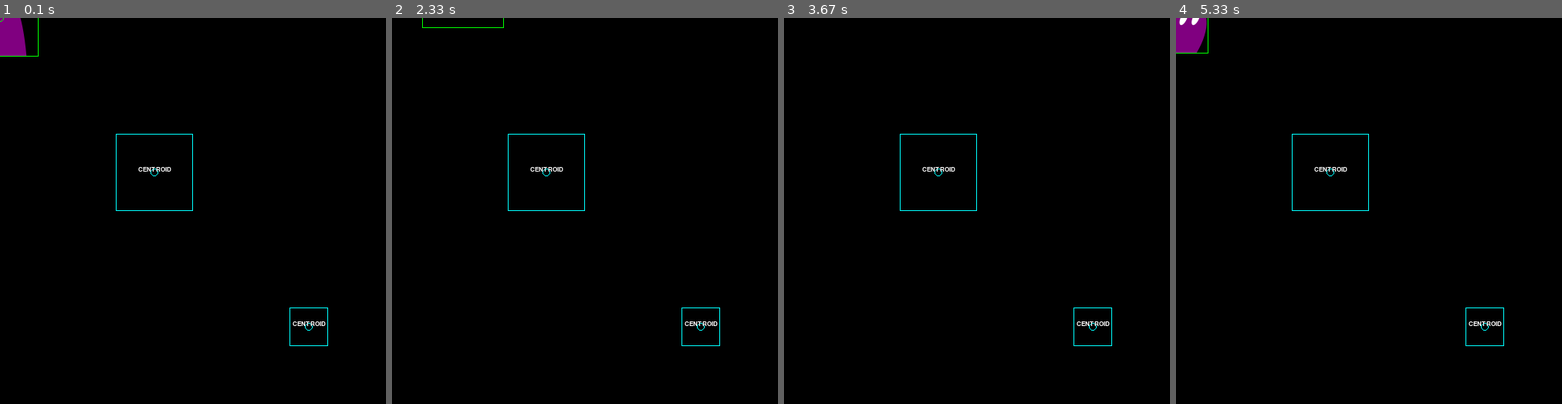
Above: before the commit, frames 1-4 (left to right).
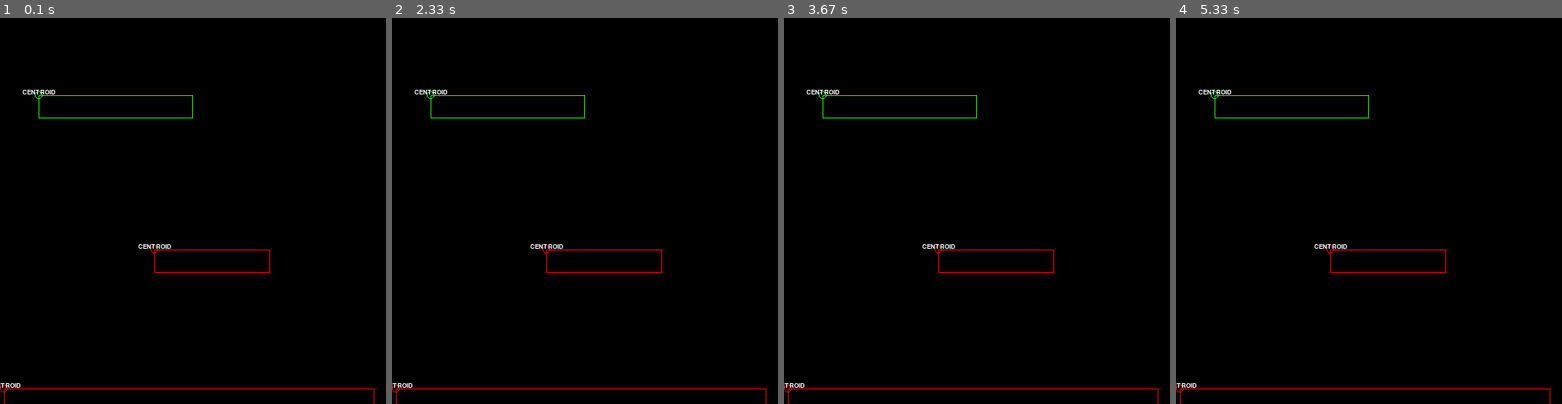
Above: after the commit, the same moments.

Repository: binnev/pygame_sandbox
Game: pygame game, started from platformer/__main__.py
Same seed, same stepped clock (60 frames per second), same inputs: the game is played once before the commit and once after it.
Inputs:
- Up to frame 1 (0.1 s): no input
- Up to frame 2 (2.33 s): hold Right 0.33-0.8 s; hold Up 0.83-1.13 s; hold Down from 2.23 s (still down)
- Up to frame 3 (3.67 s): release Down at 2.53 s; hold Left 2.57-2.97 s; hold Up 3-3.37 s
- Up to frame 4 (5.33 s): hold Down 4.07-4.43 s; hold Left 4.47-4.93 s; hold Right from 4.97 s (still down)

The runs differ from the first frame. In frame 1, 1.8% of the frame differs, in the area x 0-97%, y 0-100%; in frame 2, 1.2%; in frame 3, 1.1%; in frame 4, 1.8%.

Commit message:
Updated Platform class to inherit from Entity

Diff:
--- a/platformer/__main__.py
+++ b/platformer/__main__.py
@@ -16,27 +16,25 @@
         characters=SpriteGroup(),
         projectiles=SpriteGroup(),
         enemies=SpriteGroup(),
+        all=SpriteGroup(),
     )
-    pass
-
 
 level = Level()
-# level.platforms.add(
-#     Platform([50, 100, 200, 30], can_fall_through=True),
-#     Platform([200, 300, 150, 30], can_fall_through=False),
-#     Platform([5, 480, 480, 30], can_fall_through=False),
+sprite_groups = [level.sprite_groups["platforms"], level.sprite_groups["all"]]
+Platform(50, 100, 200, 30, can_fall_through=True, groups=sprite_groups),
+Platform(200, 300, 150, 30, can_fall_through=False, groups=sprite_groups),
+Platform(5, 480, 480, 30, can_fall_through=False, groups=sprite_groups),
+# level.sprite_groups["enemies"].add(
+#     Entity((0, 255, 255), 400, 400, 50, 50),
+#     Entity((0, 255, 255), 200, 200, 100, 100),
 # )
-level.sprite_groups["enemies"].add(
-    Entity((0, 255, 255), 400, 400, 50, 50),
-    Entity((0, 255, 255), 200, 200, 100, 100),
-)
-# Character(x=50, y=200, width=40, height=60, level=level, groups=[level.characters])
-entity = Blob((0, 255, 0),
-                0,
-                0,
-                40,
-                60,
-                groups=[level.sprite_groups["characters"]])
+# # Character(x=50, y=200, width=40, height=60, level=level, groups=[level.characters])
+# entity = Blob((0, 255, 0),
+#                 0,
+#                 0,
+#                 40,
+#                 60,
+#                 groups=[level.sprite_groups["characters"]])
 clock = pygame.time.Clock()
 
 run = True
@@ -50,19 +48,21 @@
 
     window.fill((0, 0, 0))
 
-    # check for collision
-    if pygame.sprite.spritecollide(entity,
-                                   level.sprite_groups["enemies"],
-                                   dokill=False):
-        entity.color = (0, 0, 255)
-        print("rect collision")
-    else:
-        entity.color = (0, 255, 0)
-    for group_name, sprite_group in level.sprite_groups.items():
-        if group_name == "characters":
-            sprite_group.update(keys)
-        sprite_group.draw(window)
+    # ================== action happens here =========================
+    # # check for collision
+    # if pygame.sprite.spritecollide(entity,
+    #                                level.sprite_groups["enemies"],
+    #                                dokill=False):
+    #     entity.color = (0, 0, 255)
+    #     print("rect collision")
+    # else:
+    #     entity.color = (0, 255, 0)
+    # for group_name, sprite_group in level.sprite_groups.items():
+    #     if group_name == "characters":
+    #         sprite_group.update(keys)
 
+    # ================= draw all sprites ========================
+    level.sprite_groups["all"].draw(window)
     pygame.display.flip()
 
     clock.tick(50)
--- a/platformer/objects.py
+++ b/platformer/objects.py
@@ -80,14 +80,14 @@
 
 class Entity(pygame.sprite.Sprite):
 
-    def __init__(self, color, x, y, width, height, groups=[]):
+    def __init__(self, x, y, width, height, color=None, groups=[]):
         super().__init__(*groups)
 
         self.font = pygame.font.Font(pygame.font.match_font("ubuntucondensed"),
                                      12)
         self.x = x
         self.y = y
-        self.color = color
+        self.color = color if color else (69, 69, 69)
         self.width = width  # todo: give these more specific names e.g. collision_width
         self.height = height
         self.state = None
@@ -151,7 +151,6 @@
     Simple class to try out movement and collision detection. This class has no states. It
     can just move up/down and left/right. It loads a sprite, and has a hurtbox for collisions.
     """
-
     # ======================= sprite animations =======================
     # yapf:disable
     sprite_folder = Path("sprites/stick_figure/")
@@ -235,21 +234,23 @@
             surface.blit(self.sprite, self.rect)
 
 
-# todo: subclass this from Entity
-class Platform(pygame.sprite.Sprite):
-
-    def __init__(self, rect_args, can_fall_through=True, groups=[], **kwargs):
-        self.rect = pygame.Rect(*rect_args, **kwargs)
+class Platform(Entity):
+
+    def __init__(self, x, y, width, height, can_fall_through=True, **kwargs):
         self.can_fall_through = can_fall_through
-        super().__init__(*groups)
-
-    def draw(self, window):
-        pygame.draw.rect(window, self.color, self.rect, 1)
+        super().__init__(x=x, y=y, width=width, height=height, **kwargs)
+
+    def update_rect_position(self):
+        """Subclasses can overwrite this"""
+        self._rect.topleft = self.centroid
 
     @property
     def color(self):
         return (0, 255, 0) if self.can_fall_through else (255, 0, 0)
 
+    @color.setter
+    def color(self, *args, **kwargs):
+        pass
 
 class Character(pygame.sprite.Sprite):
     # class properties (constants)
